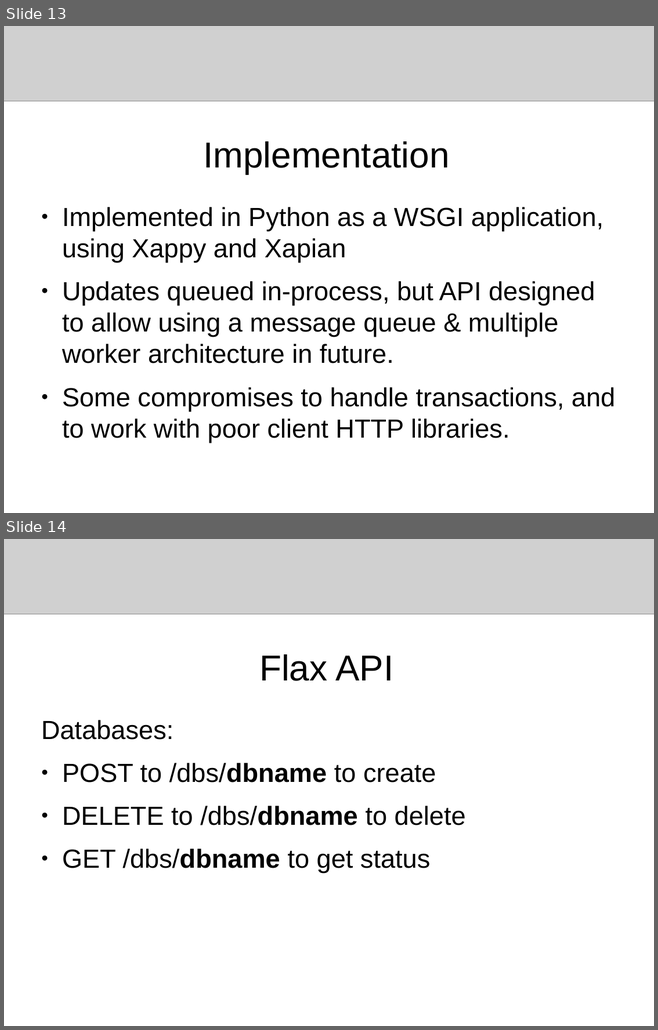
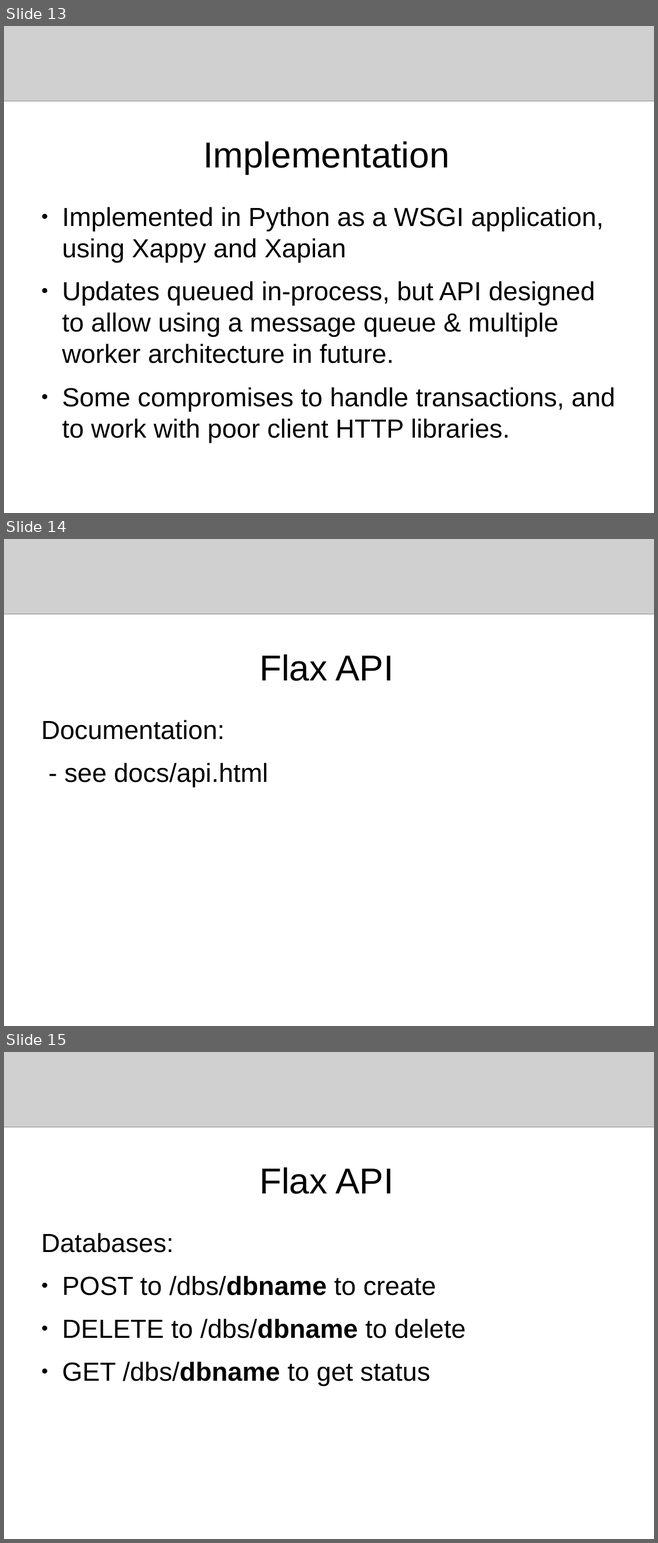
Before and after one commit to flaxsearch/flaxcode, a slide deck: flax_search_service/docs/presentations/europython2009.odp. Shown one above the other, each under a label of ours: slides 13 and 14 before the commit, slides 13, 14 and 15 after it. The pictures are 658x1030 and 658x1543 pixels, drawn with LibreOffice and Linux fonts; fonts in the diff are those of the drawing; grey boxes stand for pictures. Boxes give left, top, right and bottom in pixels: in the first picture for what was removed or moved away, otherwise in the second. Text is boxed around its words. In the diff, an @@ line names an element or a change of style, - is before the commit and + after.

```diff
--- a/flax_search_service/docs/presentations/europython2009.odp
+++ b/flax_search_service/docs/presentations/europython2009.odp
@@ slide 14 added at <box>4,539,654,1026</box>, background #FFFFFF @@
@@ picture added at <box>4,539,654,614</box> @@
@@ title added at <box>259,654,393,681</box>, 44 pt, text #000000 @@
+Flax API
@@ text added at <box>41,720,268,787</box>, 32 pt, text #000000 @@
+Documentation:
+- see docs/api.html
@@ what was slide 14 is now slide 15 @@
```
Also in this commit, not shown: 2 slides changed, 7 other slides added.
